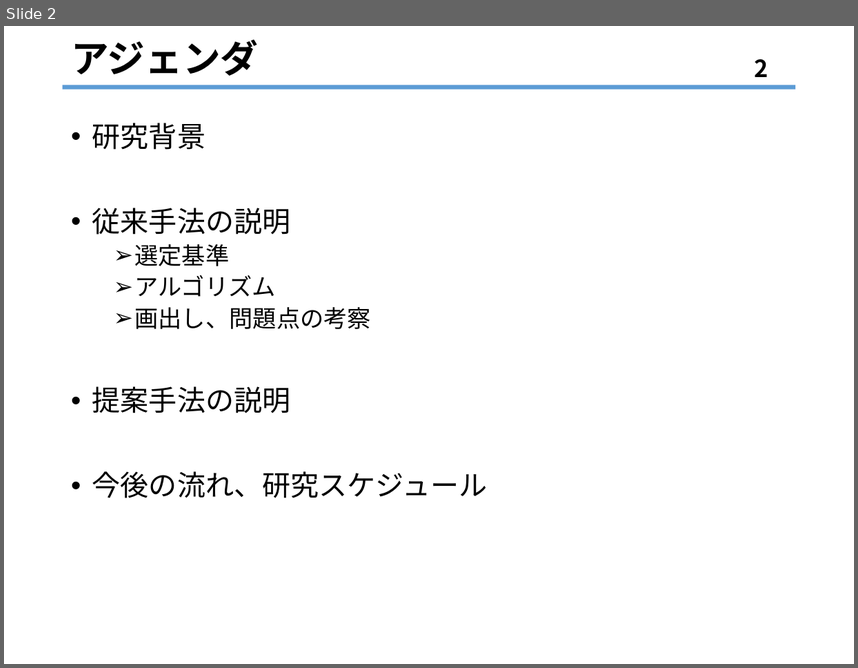
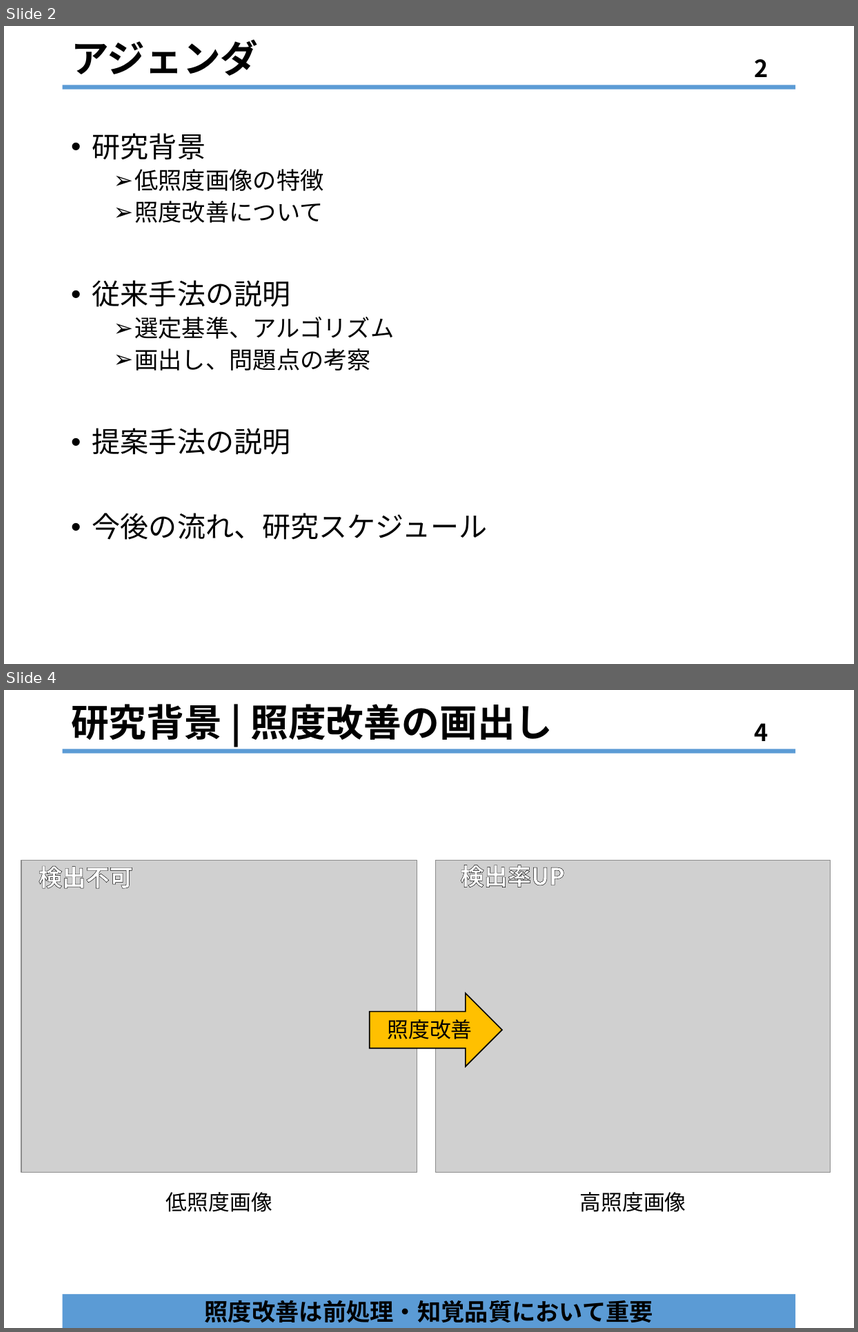
Before and after one commit to kazulive/IlluminationEnhancement, a slide deck: MySubject/slide/2019_04_25/2019_04_25_栗原.pptx. Shown one above the other, each under a label of ours: slide 2 before the commit, slides 2 and 4 after it; the slides between them are not shown. The pictures are 858x668 and 858x1332 pixels, drawn with LibreOffice and Linux fonts; fonts in the diff are those of the drawing; grey boxes stand for pictures. Boxes give left, top, right and bottom in pixels: in the first picture for what was removed or moved away, otherwise in the second. Text is boxed around its words. In the diff, an @@ line names an element or a change of style, - is before the commit and + after.

```diff
--- a/MySubject/slide/2019_04_25/2019_04_25_栗原.pptx
+++ b/MySubject/slide/2019_04_25/2019_04_25_栗原.pptx
@@ slide 4 added at box(4, 690, 854, 1328), background #FFFFFF; not listed: 1 template element that a slide beside it also shows @@
@@ title added at box(71, 704, 553, 740), 32 pt, text #000000, bold @@
+研究背景 | 照度改善の画出し
@@ page number added at box(754, 723, 768, 741), 20 pt, text #000000, bold @@
+4
@@ picture added at box(21, 860, 417, 1172) @@
@@ text added at box(38, 866, 133, 889), 20 pt, text #FFFFFF, bold @@
+検出不可
@@ picture added at box(436, 860, 831, 1172) @@
@@ text added at box(460, 865, 564, 887), 20 pt, text #FFFFFF, bold @@
+検出率UP
@@ right arrow added at box(370, 993, 502, 1066), fill #FFC000, outline #000000 1 pt @@
@@ text added at box(387, 1019, 472, 1039), 18 pt, text #000000 @@
+照度改善
@@ text added at box(166, 1192, 272, 1212), 18 pt, text #000000 @@
+低照度画像
@@ text added at box(580, 1192, 686, 1212), 18 pt, text #000000 @@
+高照度画像
@@ rectangle added at box(63, 1294, 795, 1328), fill #5B9BD5, 20 pt, text #000000, bold @@
+照度改善は前処理・知覚品質において重要
@@ slide 2 changed as well @@
@@ text "研究背景": place and size @@
-text "研究背景" at box(92, 123, 487, 498)
+text "研究背景" at box(92, 133, 487, 539)
@@ text at box(134, 169, 323, 223): paragraphs added @@
+  ➢ 低照度画像の特徴
+  ➢ 照度改善について
@@ text at box(134, 316, 394, 339): text changed @@
-  ➢ 選定基準
-  ➢ アルゴリズム
+  ➢ 選定基準、アルゴリズム
```
Also in this commit, not shown: 2 other slides changed, 3 other slides added, 1 slide removed, 6 other files.
